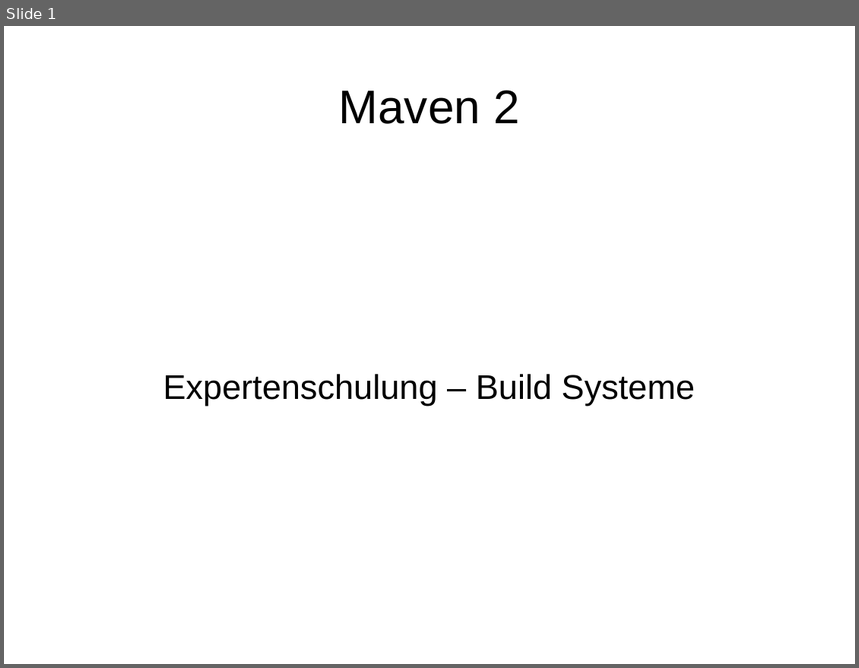
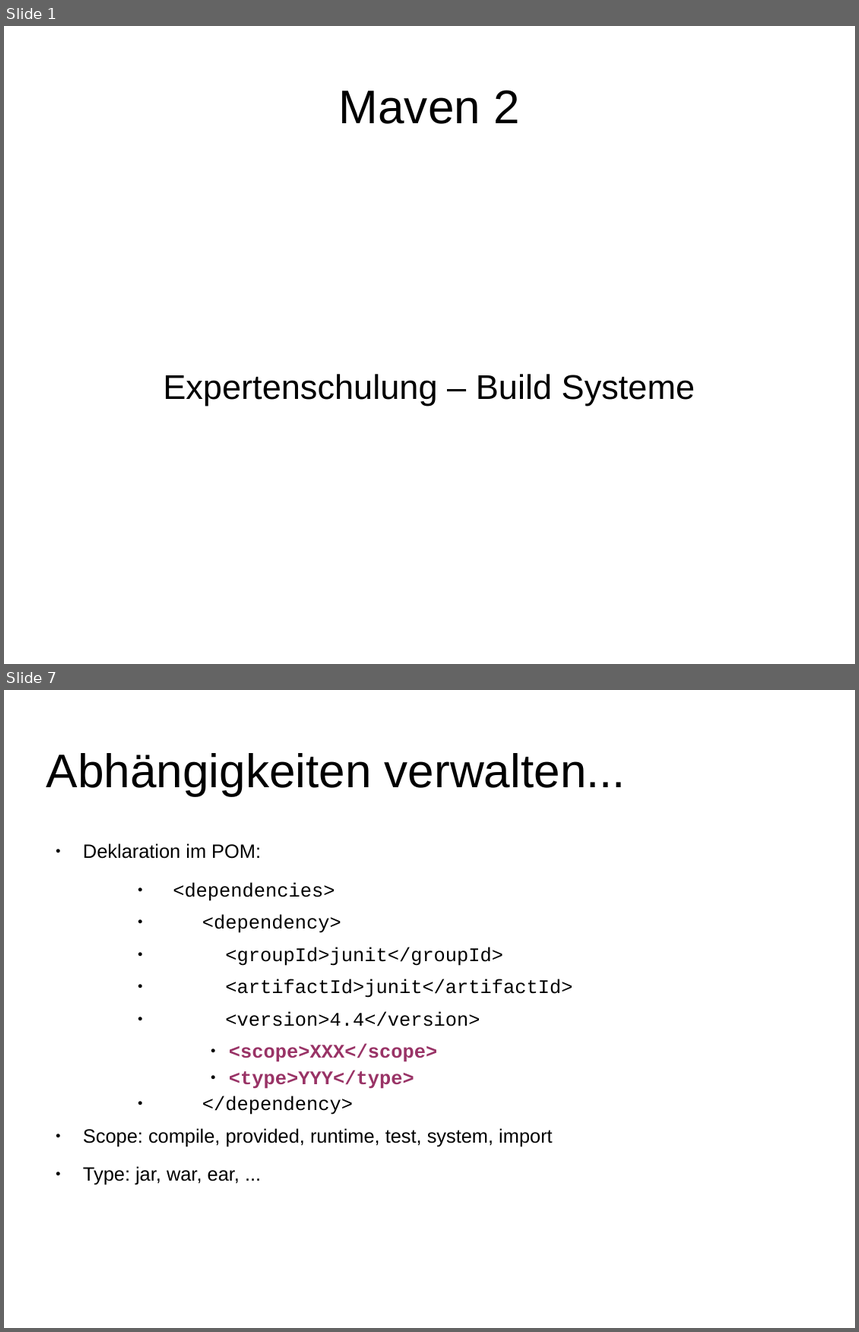
Before and after one commit to herrwieger/experttrainingbuildsystems, a slide deck: praesentationen/maven2.odp. Shown one above the other, each under a label of ours: slide 1 before the commit, slides 1 and 7 after it; the slides between them are not shown. The pictures are 859x668 and 859x1332 pixels, drawn with LibreOffice and Linux fonts; fonts in the diff are those of the drawing. Boxes give left, top, right and bottom in pixels: in the first picture for what was removed or moved away, otherwise in the second. Text is boxed around its words. In the diff, an @@ line names an element or a change of style, - is before the commit and + after.

Commit message:
Abhängigkeiten verwalten ergänzt.

```diff
--- a/praesentationen/maven2.odp
+++ b/praesentationen/maven2.odp
@@ slide 7 added at box(4, 690, 855, 1328), background #FFFFFF @@
@@ title added at box(47, 753, 626, 796), 44 pt, text #000000 @@
+Abhängigkeiten verwalten...
@@ text added at box(83, 844, 572, 1186), 18 pt, text #000000 @@
+● Deklaration im POM:
+    ● <dependencies>
+    ● <dependency>
+    ● <groupId>junit</groupId>
+    ● <artifactId>junit</artifactId>
+    ● <version>4.4</version>
+        ● <scope>XXX</scope>
+        ● <type>YYY</type>
+    ● </dependency>
+● Scope: compile, provided, runtime, test, system, import
+● Type: jar, war, ear, ...
```
Also in this commit, not shown: 7 slides changed, 2 other slides added.
